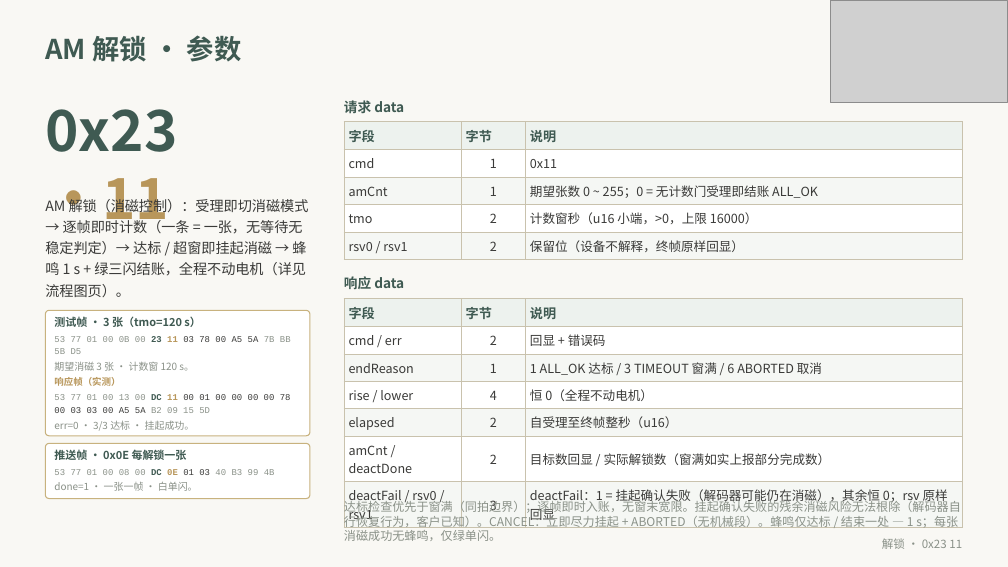
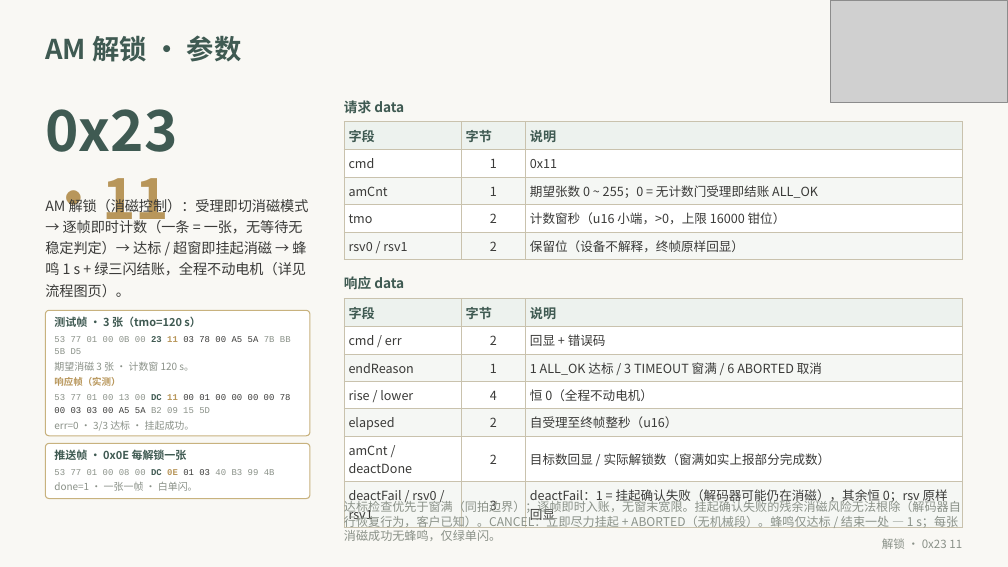
Before and after one commit to xrswnw/ZLR5401, a slide deck: slide 28 of Protocol/App_Protocol_V1.4.pptx. Drawn at 1008x567 pixels with LibreOffice and Linux fonts; fonts in the diff are those of the drawing; grey boxes stand for pictures. Boxes give left, top, right and bottom in pixels: in the first picture for what was removed or moved away, otherwise in the second. Text is boxed around its words. In the diff, an @@ line names an element or a change of style, - is before the commit and + after.

Commit message:
Round_019: 校对报告修正落地 — D1/D2/D3 示例帧 CRC 重算 (0x09 rsp/0x0B 推 1500ms/0x10 终帧 alarmCnt=01), W1 消磁器措辞对齐固件 (不经上位机直接控制·0x11 流程内自动协调模式), USB(HID)/0x04 双帧时序/IR 去抖口径/蜂鸣两处/tmo 钳位; AM·EPC 流程图详化 (AM 开启/关闭消磁时机金色高亮+amCnt=0 右出支路+EPC 推帧时机/异常就地快降); judge 10 页验收 + p30/p31 复验修复 (注记三重叠重排/末行补 ALL_OK); 状态机梳理存档, 固件零改动

```diff
--- a/Protocol/App_Protocol_V1.4.pptx
+++ b/Protocol/App_Protocol_V1.4.pptx
@@ table at (344, 122, 963, 256) @@
-row 4, column 3: 计数窗秒（u16 小端，>0，上限 16000）
+row 4, column 3: 计数窗秒（u16 小端，>0，上限 16000 钳位）
```
Also in this commit, not shown: 9 other slides changed, 3 other files.
